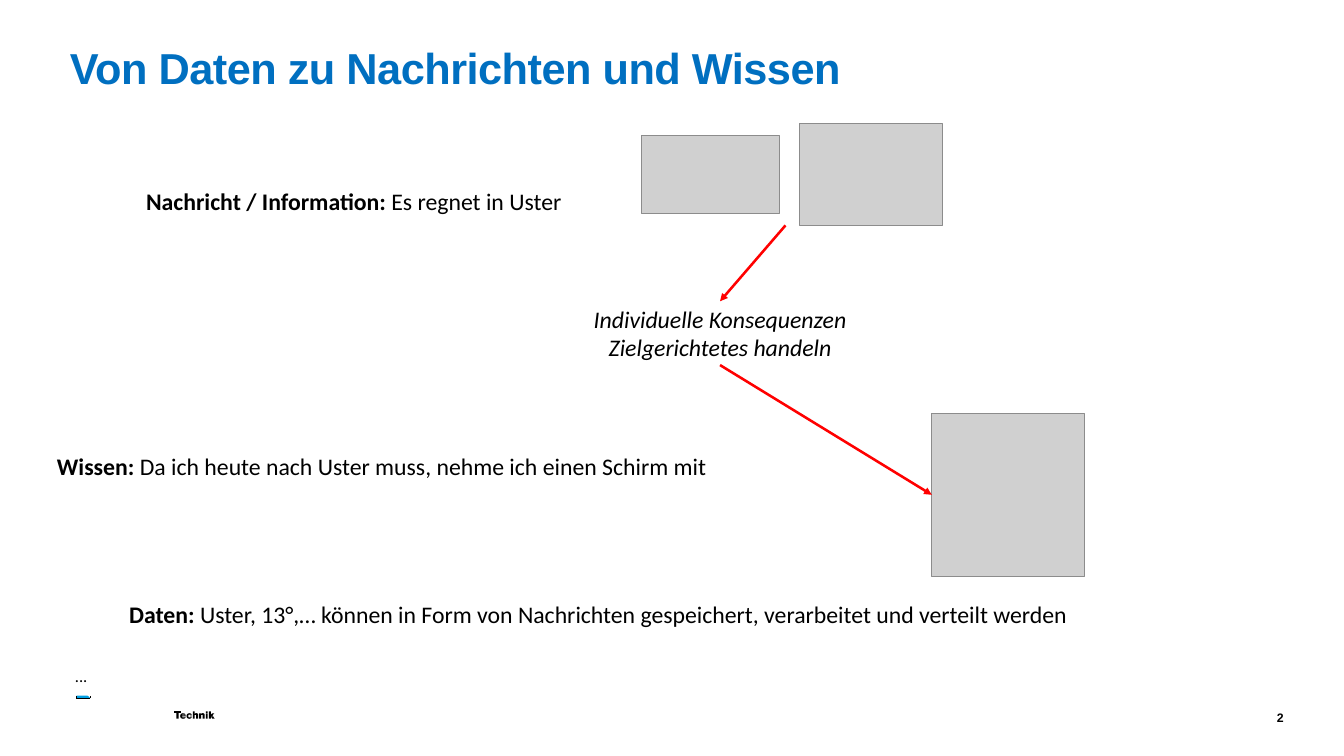
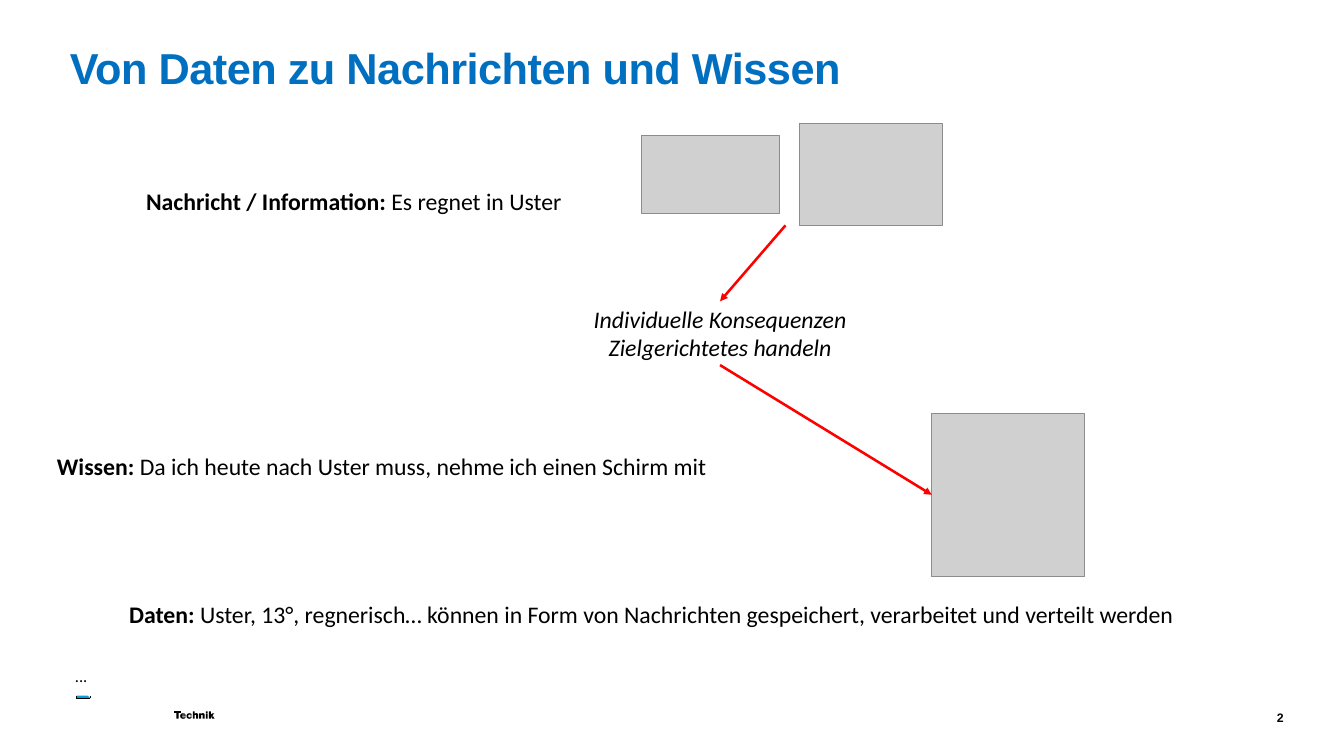
Before and after one commit to walter-rothlin/Source-Code, a slide deck: slide 2 of SchulungsUnterlagen/BZU/162_Einführung_Grundlagen_01.pptx. Drawn at 1344x756 pixels with LibreOffice and Linux fonts; fonts in the diff are those of the drawing; grey boxes stand for pictures; background and template pictures are left out. Boxes give left, top, right and bottom in pixels: in the first picture for what was removed or moved away, otherwise in the second. Text is boxed around its words. In the diff, an @@ line names an element or a change of style, - is before the commit and + after.

```diff
--- a/SchulungsUnterlagen/BZU/162_Einführung_Grundlagen_01.pptx
+++ b/SchulungsUnterlagen/BZU/162_Einführung_Grundlagen_01.pptx
@@ text at [129,606,1173,627]: text changed @@
-Daten: Uster, 13°,… können in Form von Nachrichten gespeichert, verarbeitet und verteilt werden
+Daten: Uster, 13°, regnerisch… können in Form von Nachrichten gespeichert, verarbeitet und verteilt werden
```
Also in this commit, not shown: 1 other file.
